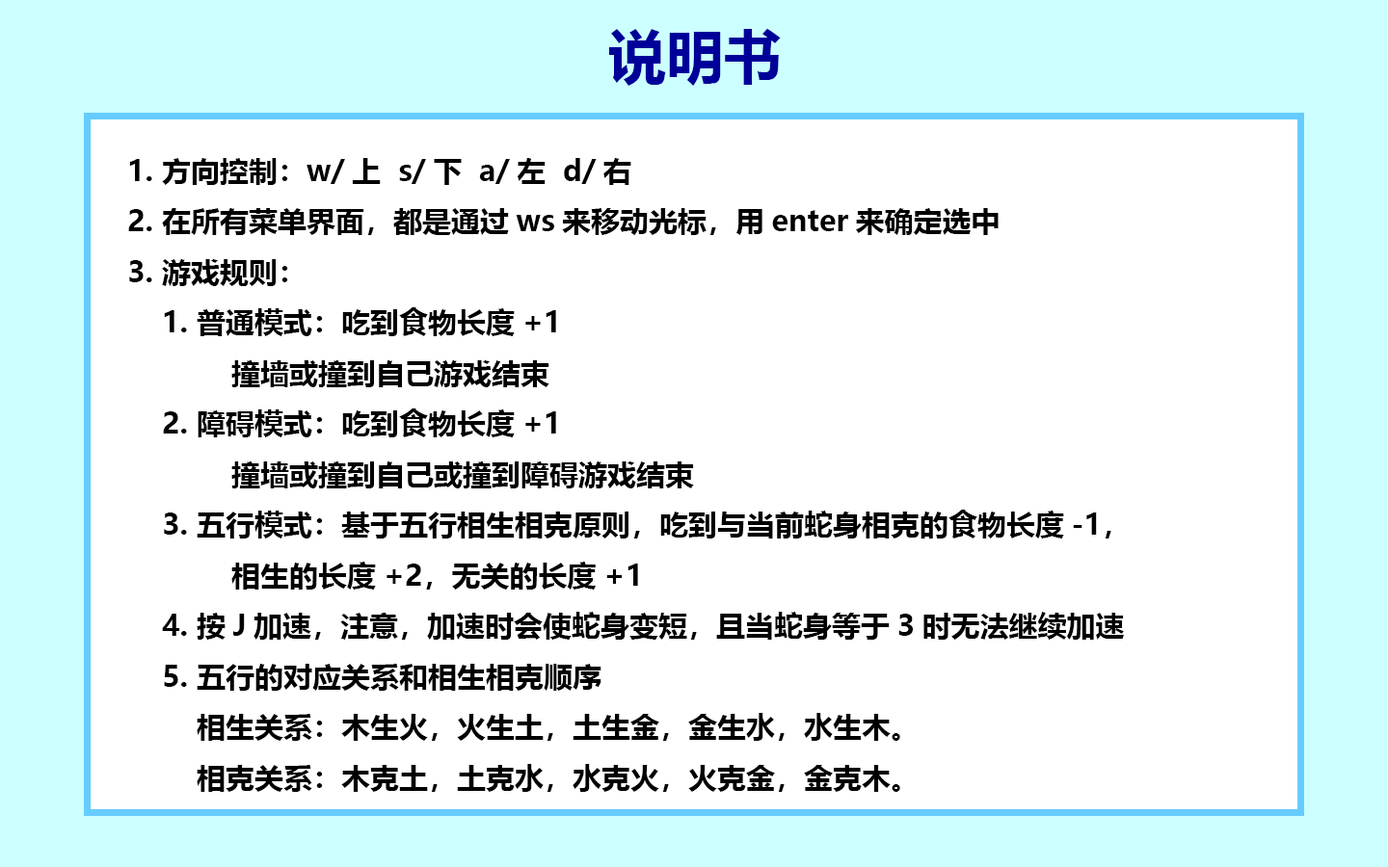
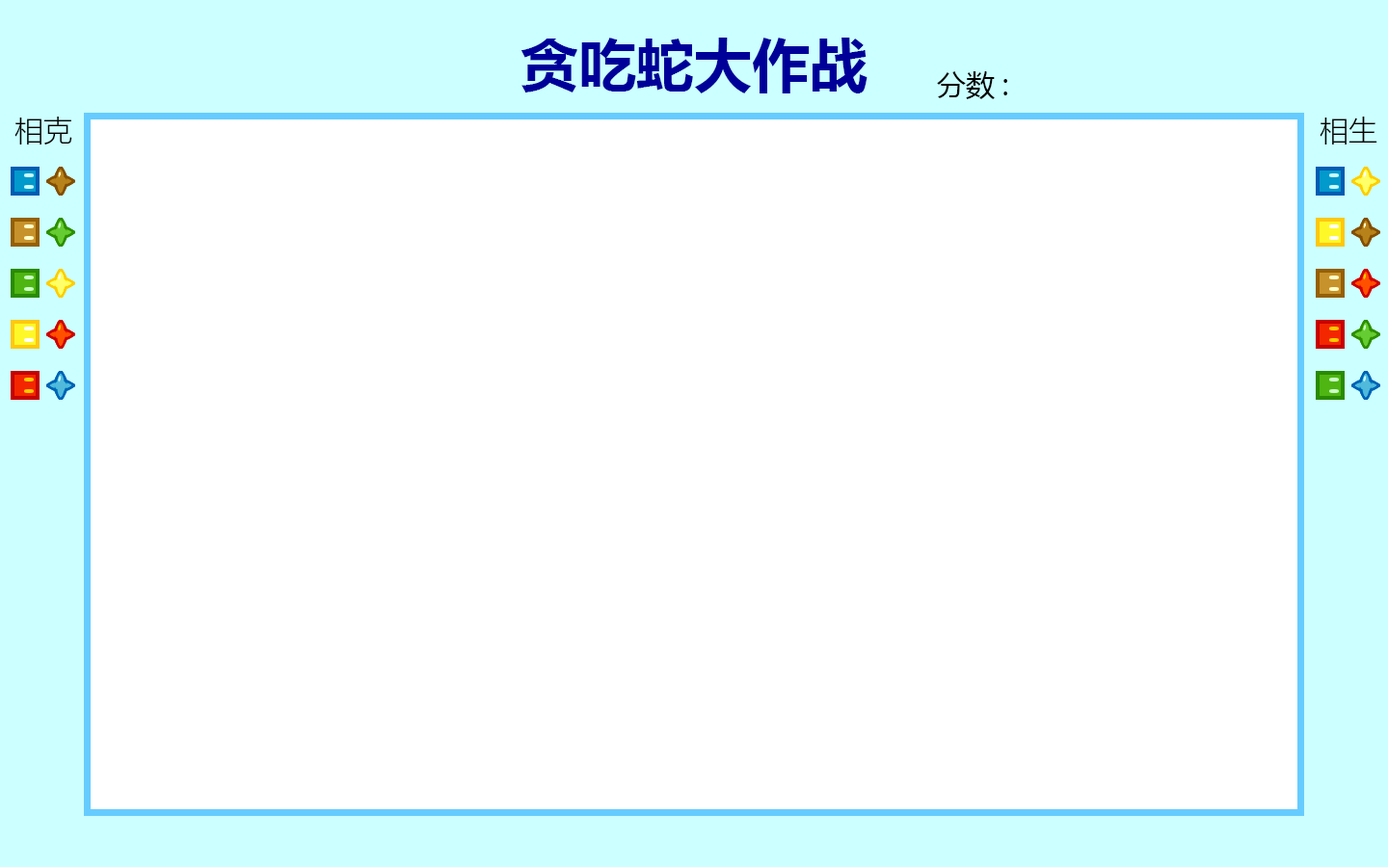
Revision of a layered 1388×867 image; what changed, layer by layer:
added group "EleRule" with 4 layers above "说明书" over (x1=10, y1=116, x2=1380, y2=400)
added layer "相克" in group "EleRule" over (x1=14, y1=116, x2=73, y2=145)
added layer "相生" in group "EleRule" over (x1=1319, y1=116, x2=1377, y2=145)
added layer "图层 4" in group "EleRule" over (x1=10, y1=166, x2=76, y2=400)
added layer "图层 3" in group "EleRule" over (x1=1315, y1=166, x2=1380, y2=400)
hid group "说明书" (1st of 2) (4 layers) over (x1=10, y1=27, x2=1380, y2=793)
